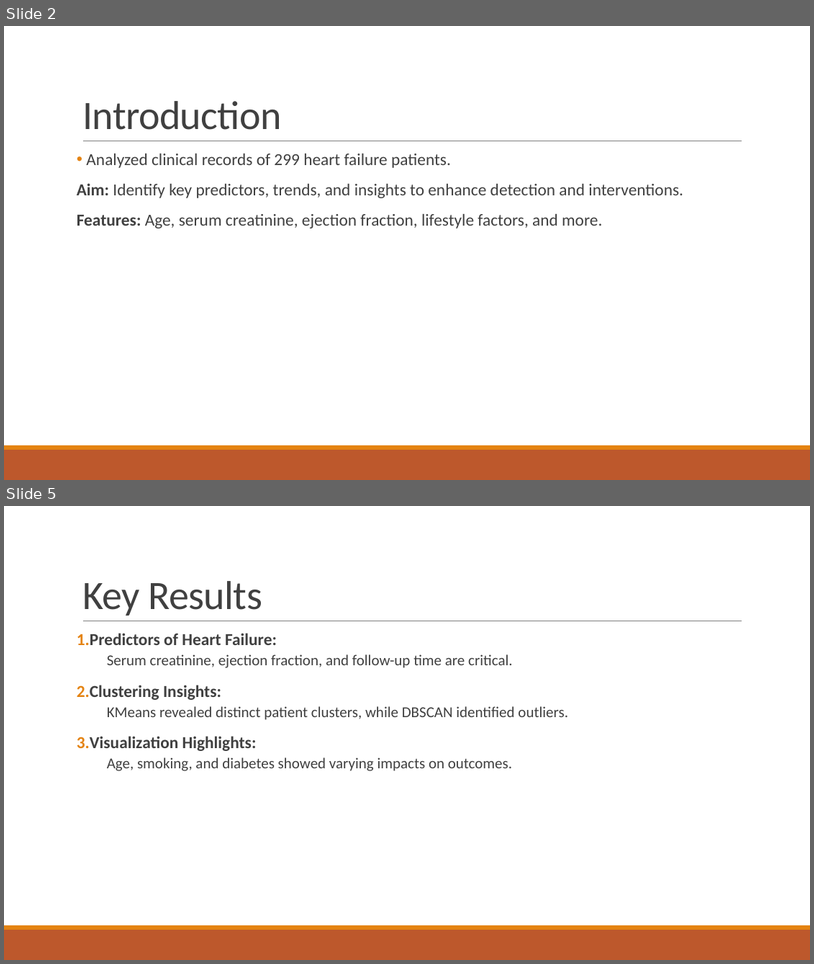
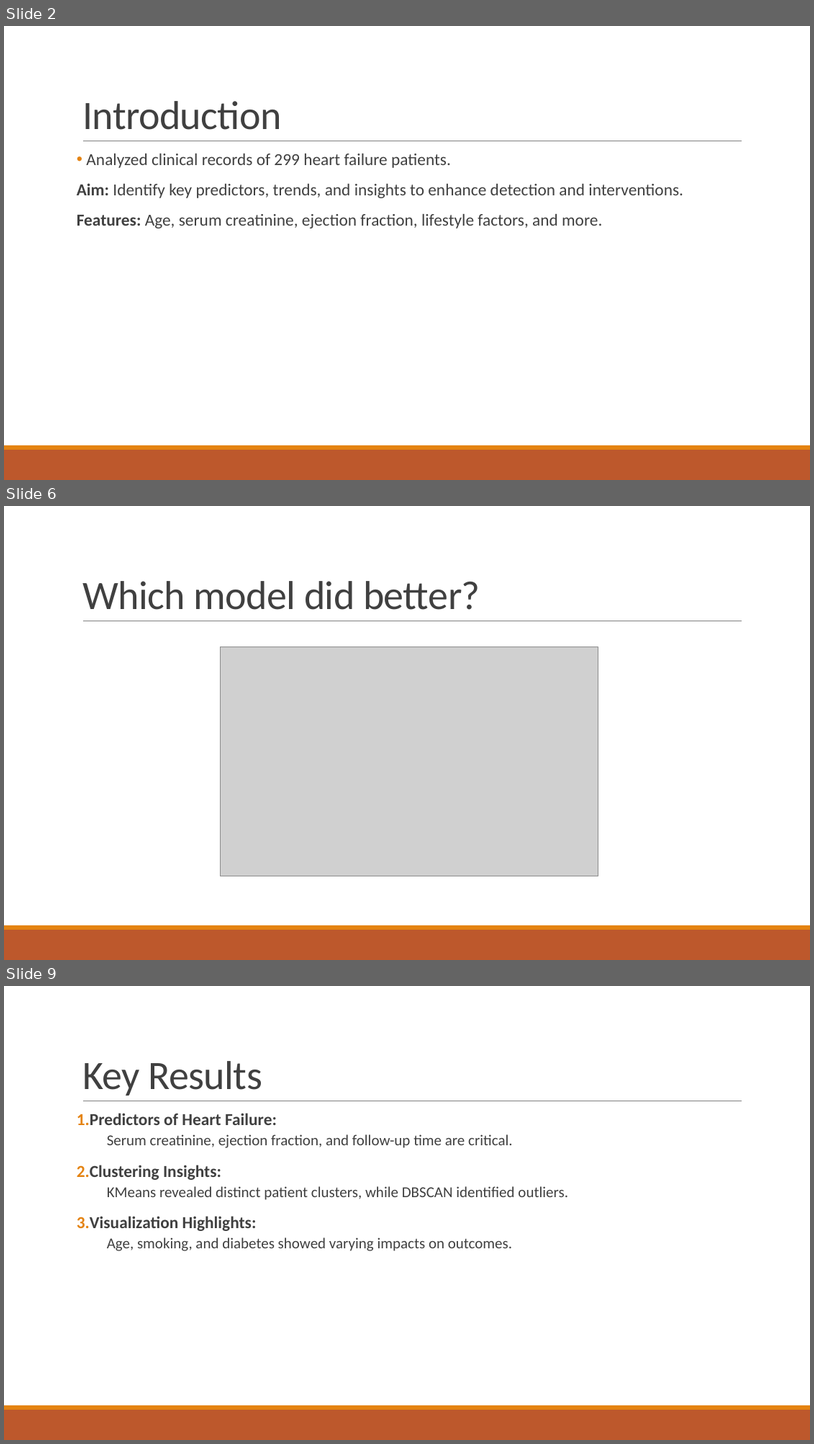
Before and after one commit to ahf-z/Heart-Failure-Analysis-and-Predictive-Modeling, a slide deck: presentation/DS project - Group 10.pptx. Shown one above the other, each under a label of ours: slides 2 and 5 before the commit, slides 2, 6 and 9 after it; the slides between them are not shown. The pictures are 814x964 and 814x1444 pixels, drawn with LibreOffice and Linux fonts; fonts in the diff are those of the drawing; grey boxes stand for pictures. Boxes give left, top, right and bottom in pixels: in the first picture for what was removed or moved away, otherwise in the second. Text is boxed around its words. In the diff, an @@ line names an element or a change of style, - is before the commit and + after.

```diff
--- a/presentation/DS project - Group 10.pptx
+++ b/presentation/DS project - Group 10.pptx
@@ slide 6 added at box(4, 506, 810, 960), background #FFFFFF; not listed: 3 template elements that a slide beside it also shows @@
@@ title added at box(82, 581, 481, 610), 48 pt, text #404040 @@
+Which model did better?
@@ picture added at box(220, 646, 598, 875) @@
@@ what was slide 5 is now slide 9 @@
```
Also in this commit, not shown: 3 slides changed, 3 other slides added, 1 other file.
